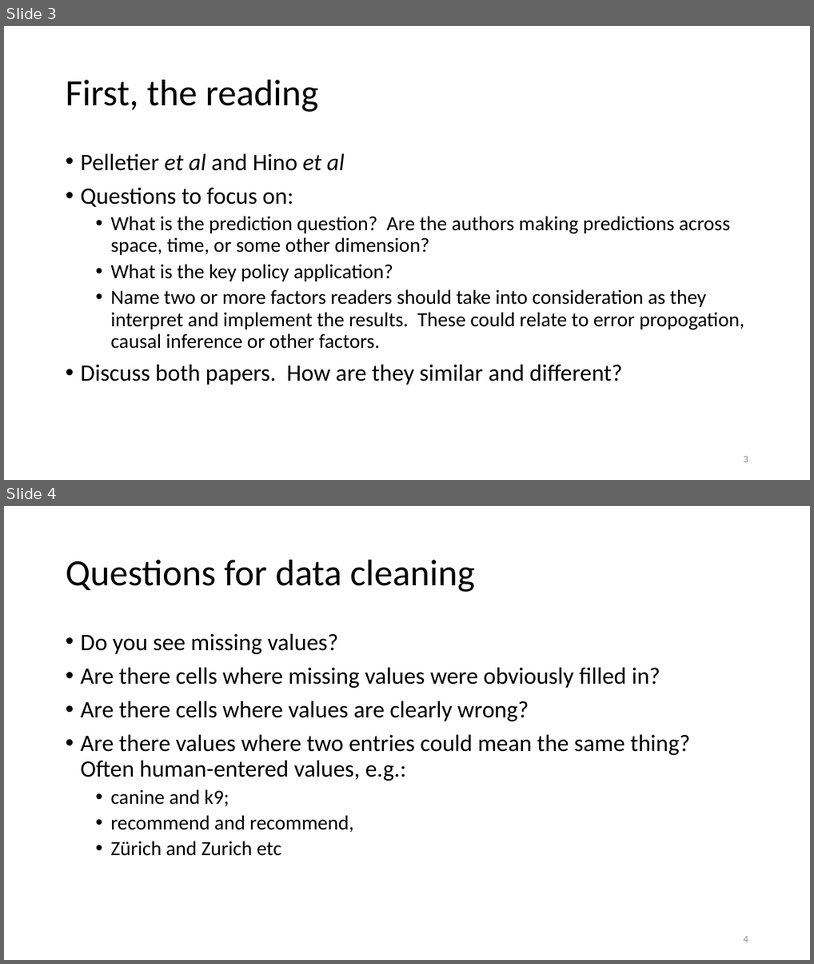
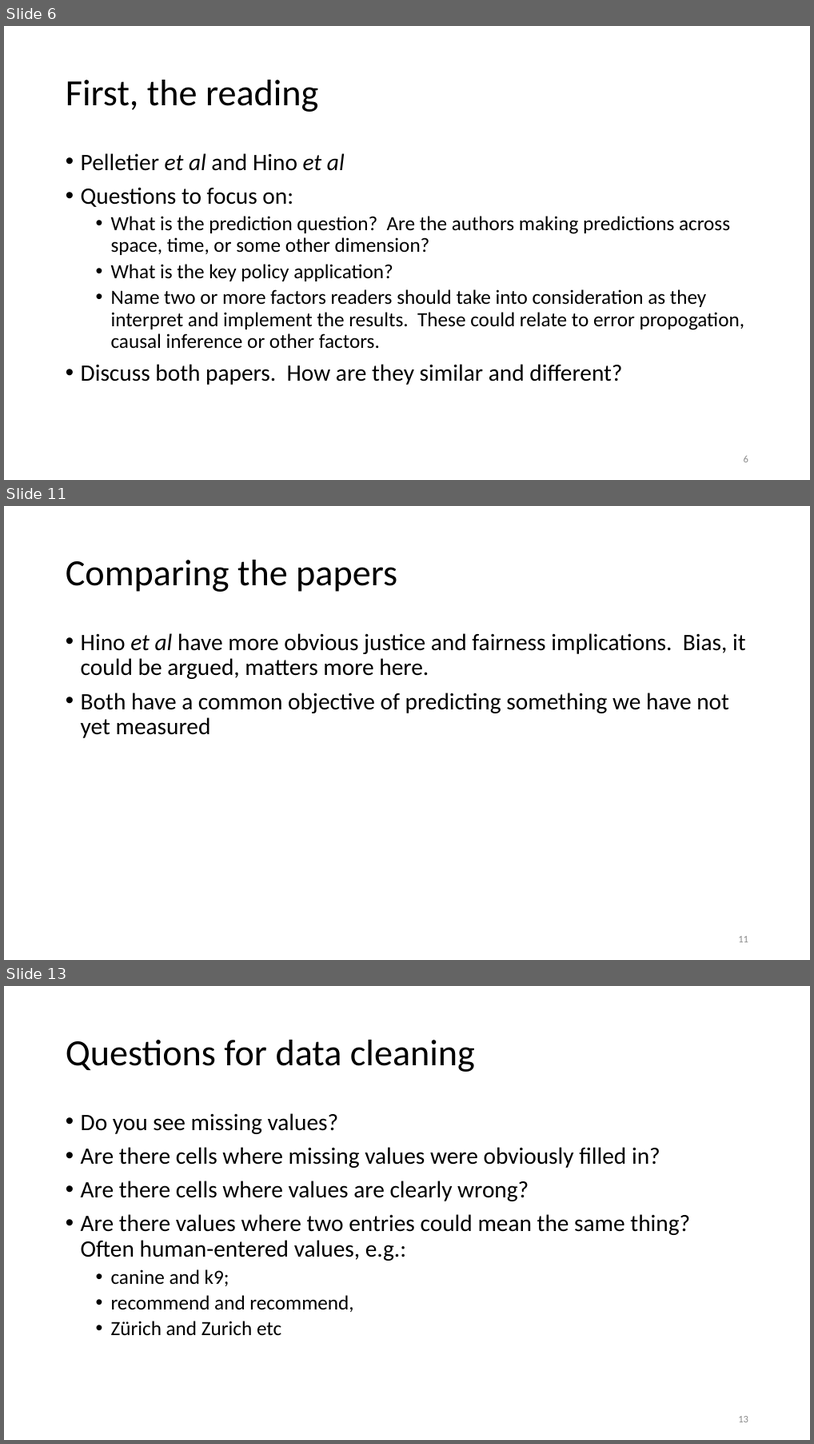
Before and after one commit to nickolasclarke/ER131, a slide deck: lecture/Lecture 06 Sept 17/6 Data Cleaning, EDA.pptx. Shown one above the other, each under a label of ours: slides 3 and 4 before the commit, slides 6, 11 and 13 after it; the slides between them are not shown. The pictures are 814x964 and 814x1444 pixels, drawn with LibreOffice and Linux fonts; fonts in the diff are those of the drawing. Boxes give left, top, right and bottom in pixels: in the first picture for what was removed or moved away, otherwise in the second. Text is boxed around its words. In the diff, an @@ line names an element or a change of style, - is before the commit and + after.

```diff
--- a/lecture/Lecture 06 Sept 17/6 Data Cleaning, EDA.pptx
+++ b/lecture/Lecture 06 Sept 17/6 Data Cleaning, EDA.pptx
@@ slide 11 added at (x1=4, y1=506, x2=810, y2=960), background #FFFFFF @@
@@ title added at (x1=66, y1=560, x2=398, y2=592), 44 pt, text #000000 @@
+Comparing the papers
@@ text added at (x1=81, y1=633, x2=746, y2=738), 28 pt, text #000000 @@
+• Hino et al have more obvious justice and fairness implications. Bias, it could be argued, matters more here.
+• Both have a common objective of predicting something we have not yet measured
@@ page number added at (x1=738, y1=936, x2=749, y2=942), 12 pt, text #8C8C8C @@
+11
@@ what was slide 3 is now slide 6 @@
@@ page number at (x1=744, y1=455, x2=749, y2=462): text changed @@
-3
+6
@@ what was slide 4 is now slide 13 @@
@@ page number at (x1=738, y1=1416, x2=749, y2=1422): text changed @@
-4
+13
```
Also in this commit, not shown: 1 slide changed, 9 other slides added, 3 other files.
